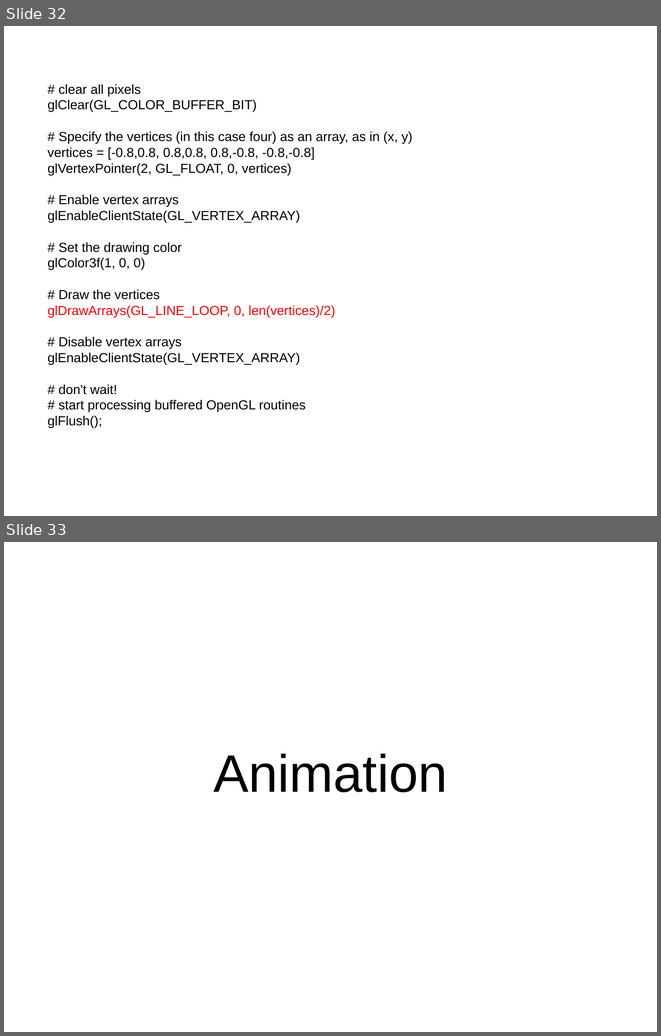
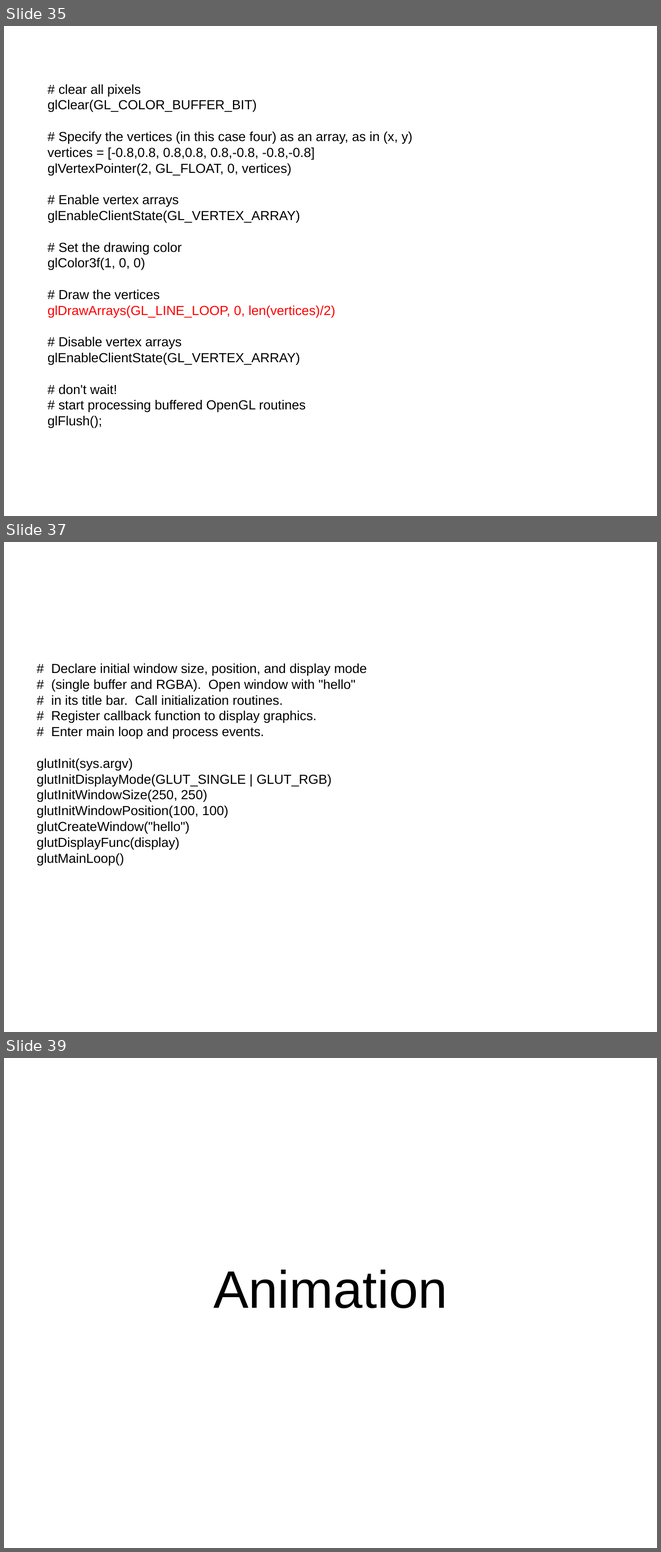
Before and after one commit to plumenator/code, a slide deck: opengl/tutorial/OpenGL Tutorial.odp. Shown one above the other, each under a label of ours: slides 32 and 33 before the commit, slides 35, 37 and 39 after it; the slides between them are not shown. The pictures are 661x1036 and 661x1552 pixels, drawn with LibreOffice and Linux fonts; fonts in the diff are those of the drawing. Boxes give left, top, right and bottom in pixels: in the first picture for what was removed or moved away, otherwise in the second. Text is boxed around its words. In the diff, an @@ line names an element or a change of style, - is before the commit and + after.

```diff
--- a/opengl/tutorial/OpenGL Tutorial.odp
+++ b/opengl/tutorial/OpenGL Tutorial.odp
@@ slide 37 added at [4,542,657,1032], background #FFFFFF @@
@@ subtitle added at [37,663,367,865], 16 pt, text #000000 @@
+# Declare initial window size, position, and display mode
+# (single buffer and RGBA). Open window with "hello"
+# in its title bar. Call initialization routines.
+# Register callback function to display graphics.
+# Enter main loop and process events.
+glutInit(sys.argv)
+glutInitDisplayMode(GLUT_SINGLE | GLUT_RGB)
+glutInitWindowSize(250, 250)
+glutInitWindowPosition(100, 100)
+glutCreateWindow("hello")
+glutDisplayFunc(display)
+glutMainLoop()
@@ what was slide 32 is now slide 35 @@
@@ what was slide 33 is now slide 39 @@
```
Also in this commit, not shown: 1 slide changed, 5 other slides added, 1 slide removed.
